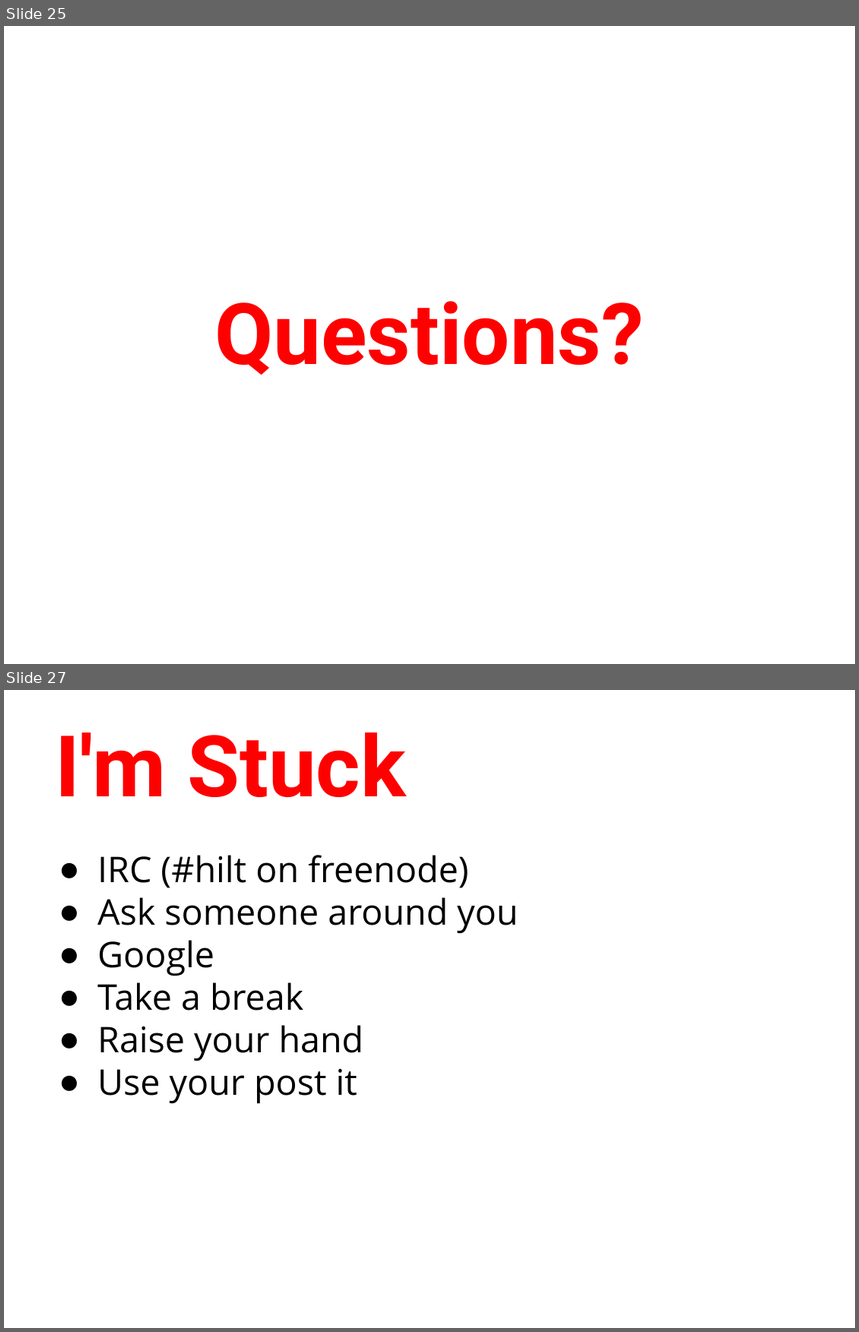
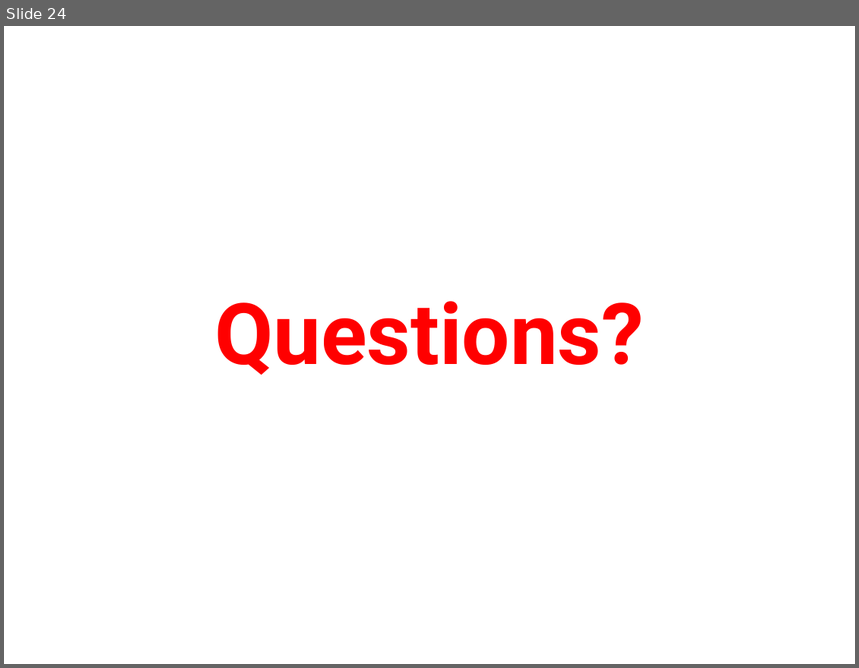
Before and after one commit to humanitiesprogramming/slides, a slide deck: HILT - Programming Concepts III.pptx. Shown one above the other, each under a label of ours: slides 25 and 27 before the commit, slide 24 after it; the slides between them are not shown. The pictures are 859x1332 and 859x668 pixels, drawn with LibreOffice and Linux fonts; fonts in the diff are those of the drawing. Boxes give left, top, right and bottom in pixels: in the first picture for what was removed or moved away, otherwise in the second. Text is boxed around its words. In the diff, an @@ line names an element or a change of style, - is before the commit and + after.

```diff
--- a/HILT - Programming Concepts III.pptx
+++ b/HILT - Programming Concepts III.pptx
@@ slide 27 removed at (x1=4, y1=690, x2=855, y2=1328), background #FFFFFF @@
@@ title removed at (x1=55, y1=733, x2=406, y2=797) @@
-I'm Stuck
@@ text removed at (x1=97, y1=855, x2=518, y2=1104) @@
-● IRC (#hilt on freenode)
-● Ask someone around you
-● Google
-● Take a break
-● Raise your hand
-● Use your post it
@@ what was slide 25 is now slide 24 @@
```
Also in this commit, not shown: 1 slide changed, 2 other slides removed, 5 other files.
